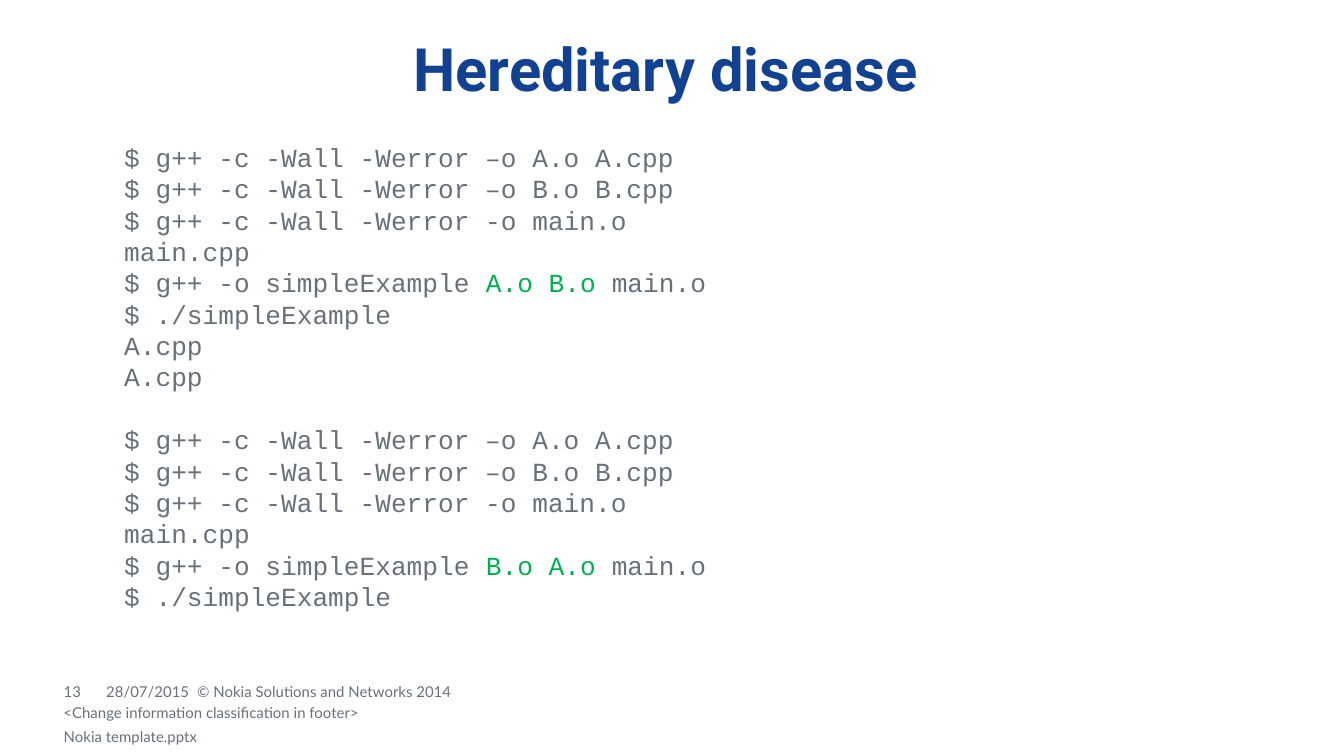
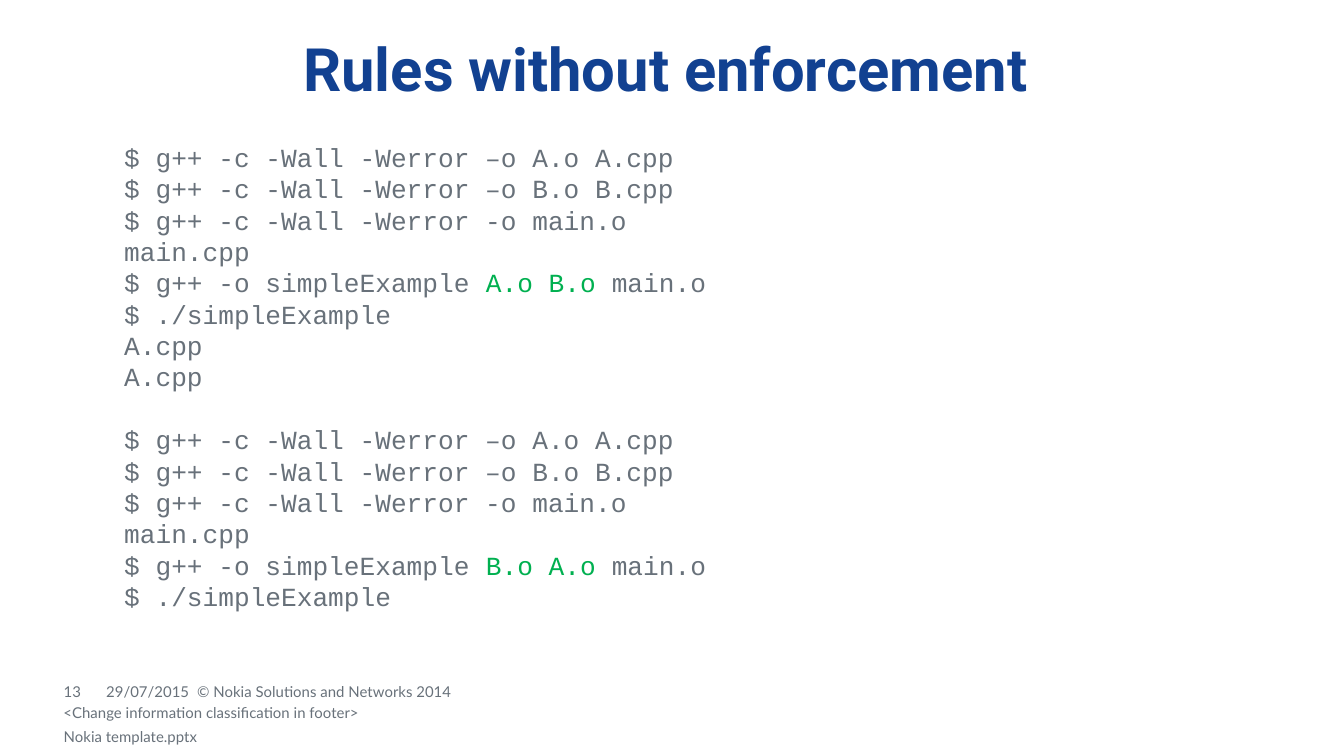
Before and after one commit to dendibakh/Linker, a slide deck: slide 13 of Diving into C++ linker.pptx. Drawn at 1344x756 pixels with LibreOffice and Linux fonts; fonts in the diff are those of the drawing; background and template pictures are left out. Boxes give left, top, right and bottom in pixels: in the first picture for what was removed or moved away, otherwise in the second. Text is boxed around its words. In the diff, an @@ line names an element or a change of style, - is before the commit and + after.

```diff
--- a/Diving into C++ linker.pptx
+++ b/Diving into C++ linker.pptx
@@ title at (303, 45, 1027, 92): text changed @@
-Hereditary disease
+Rules without enforcement
@@ text at (106, 686, 189, 698): text changed @@
-28/07/2015
+29/07/2015
```
Also in this commit, not shown: 54 other slides changed, 1 slide added, 1 other file.
